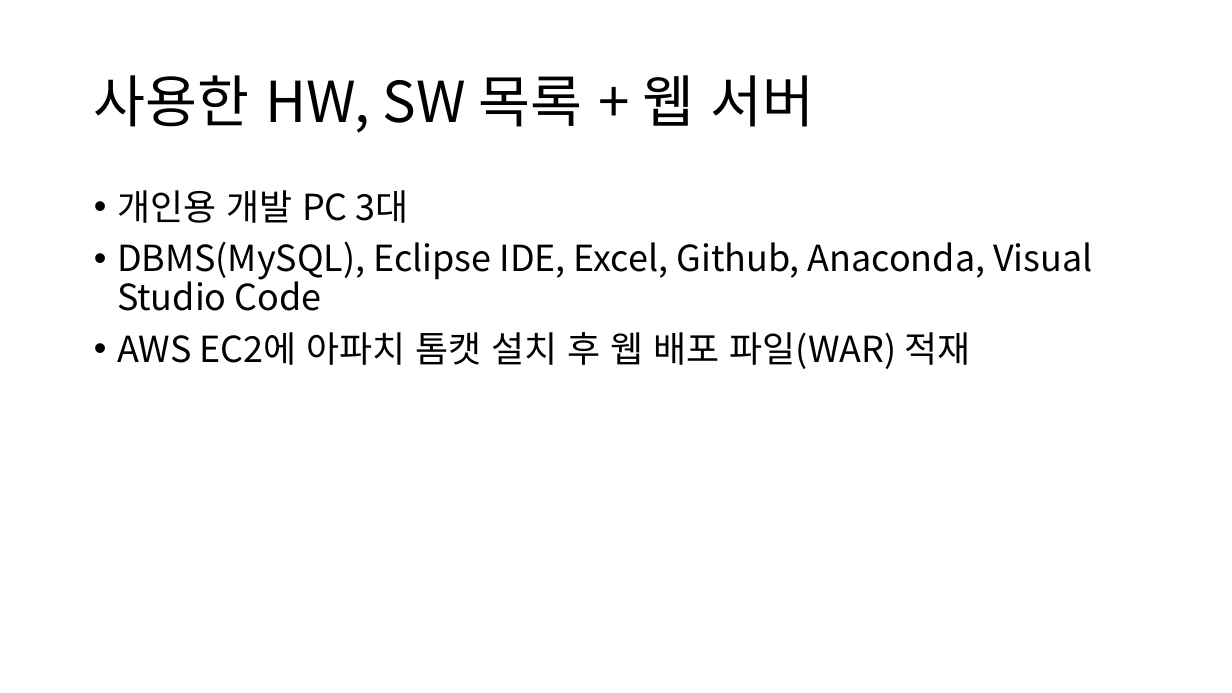
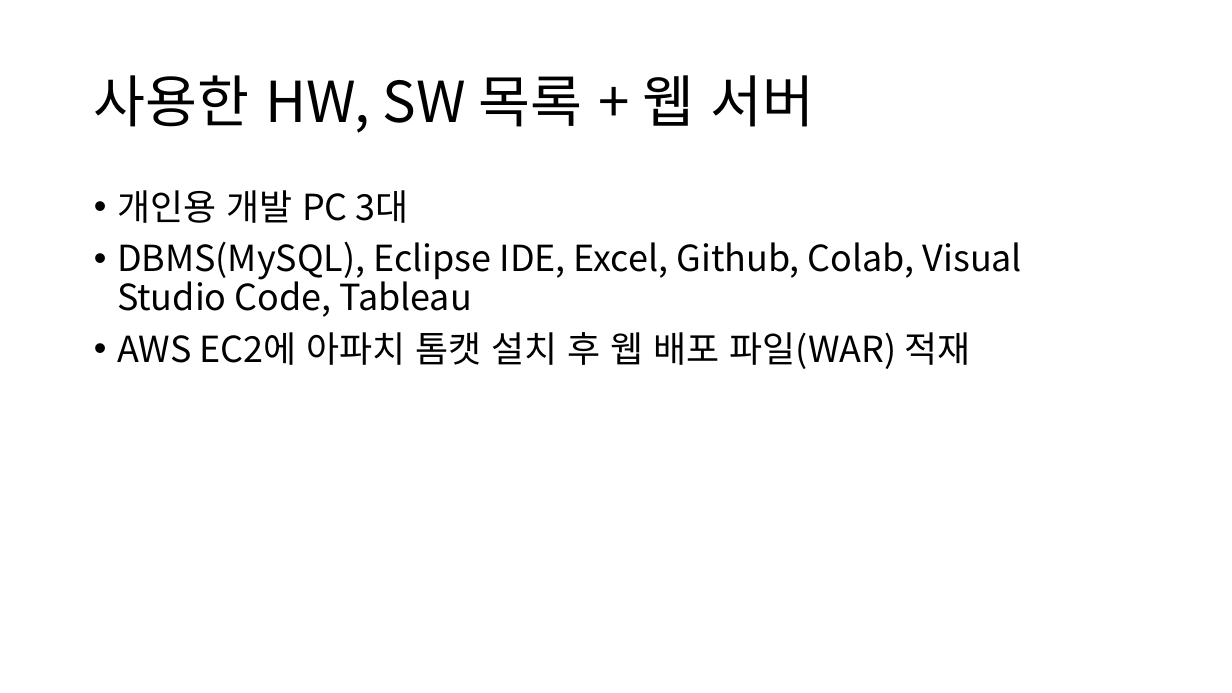
Before and after one commit to DrawGreen2021/Presentation, a slide deck: slide 5 of 팀 그릴그린 중간발표.pptx. Drawn at 1232x693 pixels with LibreOffice and Linux fonts; fonts in the diff are those of the drawing. Boxes give left, top, right and bottom in pixels: in the first picture for what was removed or moved away, otherwise in the second. Text is boxed around its words. In the diff, an @@ line names an element or a change of style, - is before the commit and + after.

```diff
--- a/팀 그릴그린 중간발표.pptx
+++ b/팀 그릴그린 중간발표.pptx
@@ text at (x1=117, y1=241, x2=1022, y2=317): text changed @@
-• DBMS(MySQL), Eclipse IDE, Excel, Github, Anaconda, Visual Studio Code
+• DBMS(MySQL), Eclipse IDE, Excel, Github, Colab, Visual Studio Code, Tableau
```
Also in this commit, not shown: 2 other files.
